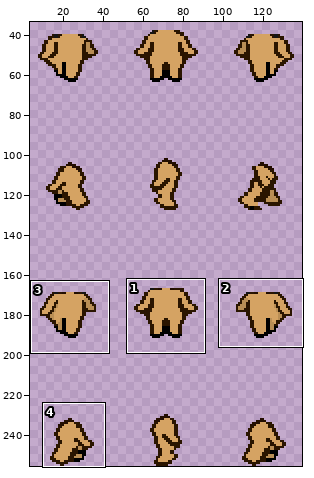
Sprite sheet -- data/sprites/outfit/body-testing/body_000.png. The first picture is a wide view before the edit; the outline marks the close-up.
Close-up. Before the edit:
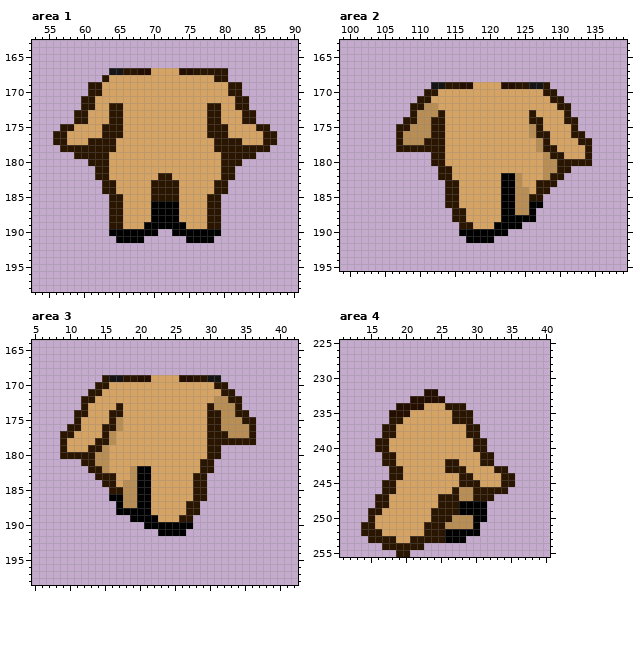
The file is 144x256 pixels. Shown: area 1: x 53..90, y 163..198; area 2: x 99..139, y 163..195; area 3: x 5..42, y 164..198; area 4: x 11..40, y 225..255. The wide view leaves out empty margins. The commit also changed other parts of the picture, which this record leaves out.
New version:
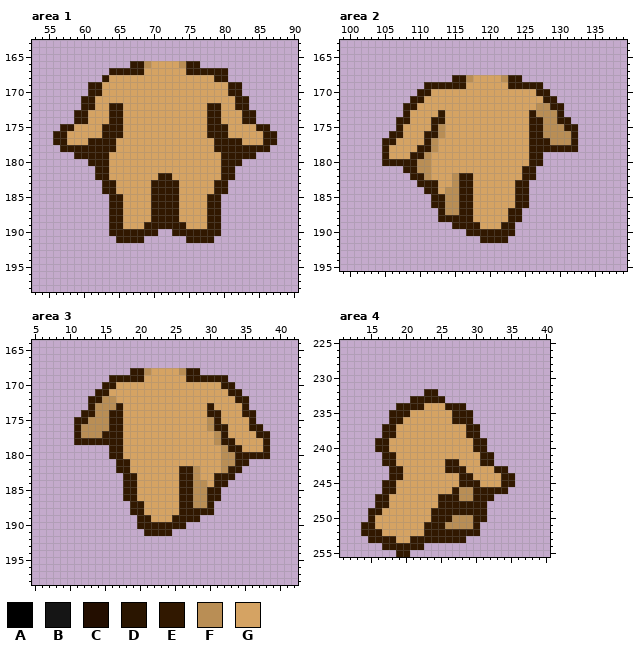
Palette (. is transparent): A #000000  B #151515  C #230e00  D #2a1500  E #311800  F #b98e55  G #d5a363
The edit:
Area 1:
y 166: x 67..76 .......... -> EEFGGGGFEE
y 167: x 64..69 BBDDCC -> EEEEEG; x 74..80 CCDDDDD -> GEEEEEE
y 168: x 63 D -> E; x 79..80 DD -> EE
y 169..170: x 61..62 DD -> EE; x 81..82 DD -> EE
y 171: x 60..61 DD -> EE; x 82..83 DD -> EE
y 172: x 60..61 DD -> EE; x 64..65 DD -> EE; x 78..79 DD -> EE; x 82..83 DD -> EE
y 173..174: x 59..60 DD -> EE; x 64..65 DD -> EE; x 78..79 DD -> EE; x 83..84 DD -> EE
y 175: x 57..58 DD -> EE; x 63..65 DDD -> EEE; x 78..80 DDD -> EEE; x 85..86 DD -> EE
y 176: x 56..57 DD -> EE; x 63..65 DDD -> EEE; x 78..80 DDD -> EEE; x 86..87 DD -> EE
y 177: x 56..57 DD -> EE; x 61..64 DDDD -> EEEE; x 79..82 DDDD -> EEEE; x 86..87 DD -> EE
y 178: x 57..64 DDDDDDDD -> EEEEEEEE; x 79..86 DDDDDDDD -> EEEEEEEE
y 179: x 59..63 DDDDD -> EEEEE; x 80..84 DDDDD -> EEEEE
y 180: x 61..63 DDD -> EEE; x 80..82 DDD -> EEE
y 181: x 62..63 DD -> EE; x 80..81 DD -> EE
y 182: x 62..63 DD -> EE; x 71..72 DD -> EE; x 80..81 DD -> EE
y 183..184: x 63..64 DD -> EE; x 70..73 DDDD -> EEEE; x 79..80 DD -> EE
y 185: x 64..65 DD -> EE; x 70..73 DDDD -> EEEE; x 78..79 DD -> EE
y 186..188: x 64..65 DD -> EE; x 70..73 AAAA -> EEEE; x 78..79 DD -> EE
y 189: x 64..65 DD -> EE; x 69..74 AAAAAA -> EEEEEE; x 78..79 DD -> EE
y 190: x 64..70 AAAAAAA -> EEEEEEE; x 73..79 AAAAAAA -> EEEEEEE
y 191: x 65..68 AAAA -> EEEE; x 75..78 AAAA -> EEEE
Area 2:
y 168: x 115..124 .......... -> EEFGGGGFEE
y 169: x 111..117 .BBDDCC -> EEEEEEG; x 122..128 CCDDBBD -> GEEEEE.
y 170: x 110..112 .DD -> EEG; x 127..129 GDD -> EE.
y 171: x 109..111 .DD -> EEG; x 128..130 GDD -> EE.
y 172: x 108..112 .DDFF -> EEGGG; x 127..131 GGGDD -> FFEE.
y 173: x 108..113 .DFFFD -> EGGGGE; x 126..131 DGGGGD -> EFFFE.
y 174: x 107..113 .DDFFDD -> EEGGGEE; x 126..132 DDGGGDD -> EEFFEE.
y 175: x 107..113 DDFFFDD -> EGGGGEF; x 126..132 FDGGGGD -> EEFFFEE
y 176: x 106..113 .DFFFFDD -> EEGGGEEF; x 126..133 FDDGGGDD -> EEFFFFE.
y 177: x 105..113 ..DFFFDDD -> EEGGGGEFG; x 126..134 GFDGGGGDD -> EEEFFFE..
y 178: x 105..113 ..DDDDDDD -> EGGGGEEFG; x 126..134 GFDDGGGGD -> EEEEEEE..
y 179: x 105..113 .......DD -> EGGGEEFGG; x 126..134 GGFDDGGGD -> EE.......
y 180: x 105..113 .......DD -> EEEEEFFGG; x 126..134 GGFFDDDDD -> EE.......
y 181: x 108..114 .....DD -> EEFFGGG; x 125..131 GGGFFDD -> EE.....
y 182: x 109..117 ....DDGGG -> EEFGGGFEE; x 122..130 AAFGGGFDD -> GGGEE....
y 183: x 110..117 ....DDGG -> EEEGGFEE; x 122..129 AAFGGDDD -> GGEE....
y 184: x 111..117 ...DDGG -> EEGFFEE; x 122..128 AAFFGDD -> GGEE...
y 185: x 112..117 ..DDGG -> EEFFEE; x 122..127 AAFFDD -> GGEE..
y 186: x 112..117 ..DDGG -> EEFFEE; x 122..127 AAFFAA -> GGEE..
y 187: x 113..117 ..DDG -> EFFEE; x 122..126 AAFFA -> GEE..
y 188: x 113..117 ..DDG -> EEEEE; x 122..126 AAAAA -> GEE..
y 189: x 115..118 .DDG -> EEEE; x 121..124 AAAA -> GEE.
y 190: x 116..123 AAAAAAA. -> .EEEEEEE
y 191: x 117..122 AAAA.. -> ..EEEE
Area 3:
y 168: x 19..28 .......... -> EEFGGGGFEE
y 169: x 15..21 DBBDDCC -> .EEEEEG; x 26..32 CCDDBB. -> GEEEEEE
y 170: x 14..16 DDG -> .EE; x 31..33 DD. -> GEE
y 171: x 13..15 DDG -> .EE; x 32..34 DD. -> GEE
y 172: x 12..16 DDGGG -> .EEFF; x 31..35 FFDD. -> GGGEE
y 173: x 12..17 DGGGGD -> .EFFFE; x 30..35 DFFFD. -> EGGGGE
y 174: x 11..17 DDGGGDD -> .EEFFEE; x 30..36 DDFFDD. -> EEGGGEE
y 175: x 11..17 DGGGGDF -> EEFFFEE; x 30..36 DDFFFDD -> FEGGGGE
y 176: x 10..17 DDGGGDDF -> .EFFFFEE; x 30..37 DDFFFFD. -> FEEGGGEE
y 177: x 9..17 DDGGGGDFG -> ..EFFFEEE; x 30..38 DDDFFFD.. -> GFEGGGGEE
y 178: x 9..17 DGGGGDDFG -> ..EEEEEEE; x 30..38 DDDDDDD.. -> GFEEGGGGE
y 179: x 9..17 DGGGDDFGG -> .......EE; x 30..38 DD....... -> GGFEEGGGE
y 180: x 9..17 DDDDDFFGG -> .......EE; x 30..38 DD....... -> GGFFEEEEE
y 181: x 12..18 DDFFGGG -> .....EE; x 29..35 DD..... -> GGGFFEE
y 182: x 13..21 DDFGGGFAA -> ....EEGGG; x 26..34 GGGDD.... -> EEFGGGFEE
y 183: x 14..21 DDDGGFAA -> ....EEGG; x 26..33 GGDD.... -> EEFGGEEE
y 184: x 15..21 DDGFFAA -> ...EEGG; x 26..32 GGDD... -> EEFFGEE
y 185: x 16..21 DDFFAA -> ..EEGG; x 26..31 GGDD.. -> EEFFEE
y 186: x 16..21 AAFFAA -> ..EEGG; x 26..31 GGDD.. -> EEFFEE
y 187: x 17..21 AFFAA -> ..EEG; x 26..30 GDD.. -> EEFFE
y 188: x 17..21 AAAAA -> ..EEG; x 26..30 GDD.. -> EEEEE
y 189: x 19..22 AAAA -> .EEG; x 25..28 GDD. -> EEEE
y 190: x 20..27 .AAAAAAA -> EEEEEEE.
y 191: x 21..26 ..AAAA -> EEEE..
Area 4:
y 232: x 23..24 CC -> EE
y 233: x 21..25 CCCCC -> EEEEE
y 234: x 19..22 CCCC -> EEEE; x 26..28 DDD -> EEE
y 235: x 18..20 CCC -> EEE; x 27..29 DDD -> EEE
y 236: x 18..19 DD -> EE; x 27..29 DDD -> EEE
y 237..238: x 17..18 DD -> EE; x 29..30 DD -> EE
y 239..240: x 16..17 DD -> EE; x 30..31 DD -> EE
y 241: x 17..18 DD -> EE; x 31..32 DD -> EE
y 242: x 17..18 DD -> EE; x 26..27 DD -> EE; x 31..32 DD -> EE
y 243: x 18..19 DD -> EE; x 26..28 DDD -> EEE; x 33..34 DD -> EE
y 244: x 18..19 DD -> EE; x 28..29 DD -> EE; x 34..35 DD -> EE
y 245: x 17..18 DD -> EE; x 28..30 DDD -> EEE; x 34..35 DD -> EE
y 246: x 17..18 DD -> EE; x 27 D -> E; x 30..34 DDDDD -> EEEEE
y 247: x 16..17 DD -> EE; x 25..27 DDD -> EEE; x 30..32 DDD -> EEE
y 248: x 16..17 DD -> EE; x 25..31 DDDAAAA -> EEEEEEE
y 249: x 15..16 DD -> EE; x 24..31 DDDDAAAA -> EEEEEEEE
y 250: x 15 D -> E; x 24..26 DDD -> EEE; x 30..31 AA -> EE
y 251: x 14..15 DD -> EE; x 23..25 DDD -> EEE; x 30 A -> E
y 252: x 14..16 DDD -> EEE; x 23..30 DDDAAAAA -> EEEEEEEE
y 253: x 15..18 DDDD -> EEEE; x 21..28 DDDDDAAA -> EEEEEEEE
y 254: x 17..22 DDDDDD -> EEEEEE
y 255: x 19..20 DD -> EE
Changed places in both close-ups, as pixel boxes (x1, y1, x2, y2):
changed: (53, 61, 277, 243)
changed: (382, 75, 592, 243)
changed: (60, 368, 270, 536)
changed: (361, 389, 515, 557)
